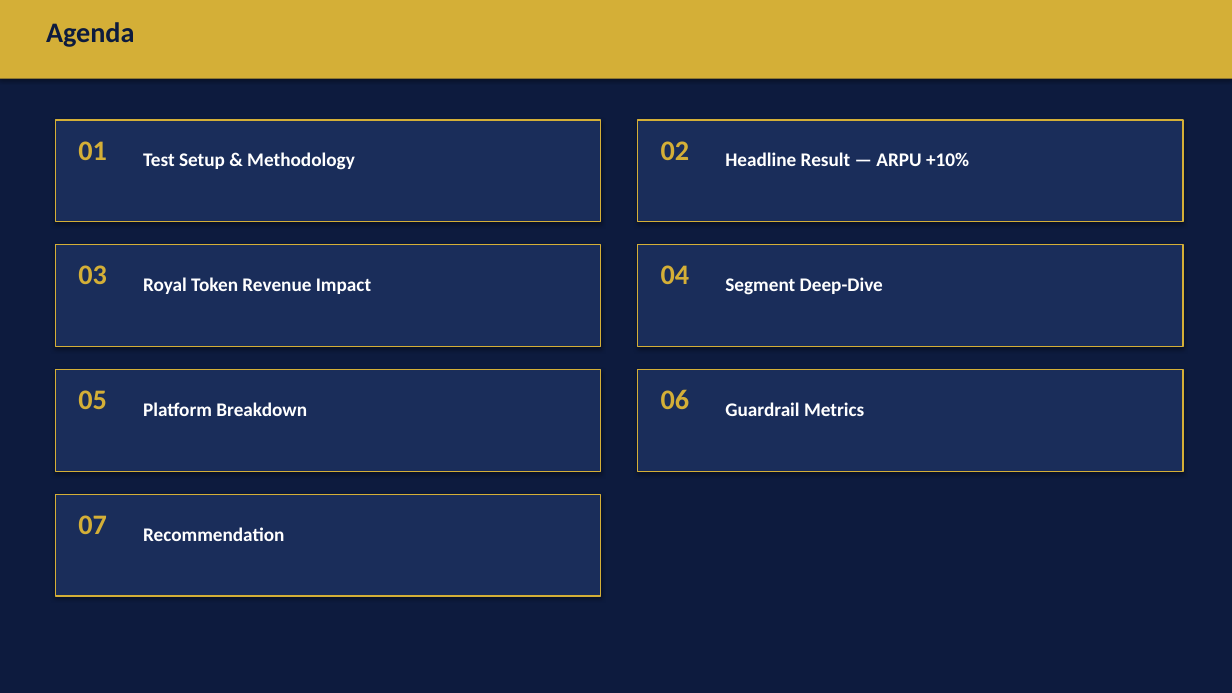
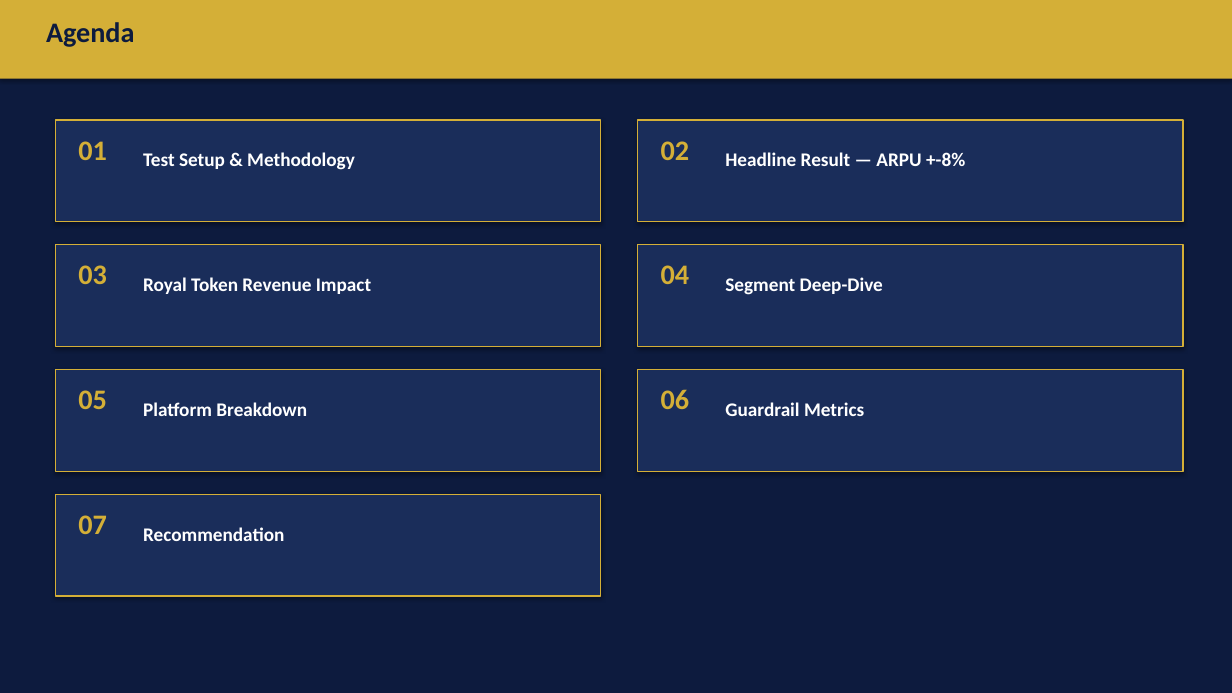
Before and after one commit to DannyEzersky/royal-flush-casino, a slide deck: slide 2 of exports/royal_spin_ab_test.pptx. Drawn at 1232x693 pixels with LibreOffice and Linux fonts; fonts in the diff are those of the drawing. Boxes give left, top, right and bottom in pixels: in the first picture for what was removed or moved away, otherwise in the second. Text is boxed around its words. In the diff, an @@ line names an element or a change of style, - is before the commit and + after.

```diff
--- a/exports/royal_spin_ab_test.pptx
+++ b/exports/royal_spin_ab_test.pptx
@@ text at [725,152,965,166]: text changed @@
-Headline Result — ARPU +10%
+Headline Result — ARPU +-8%
```
Also in this commit, not shown: 7 other slides changed, 8 other files.
